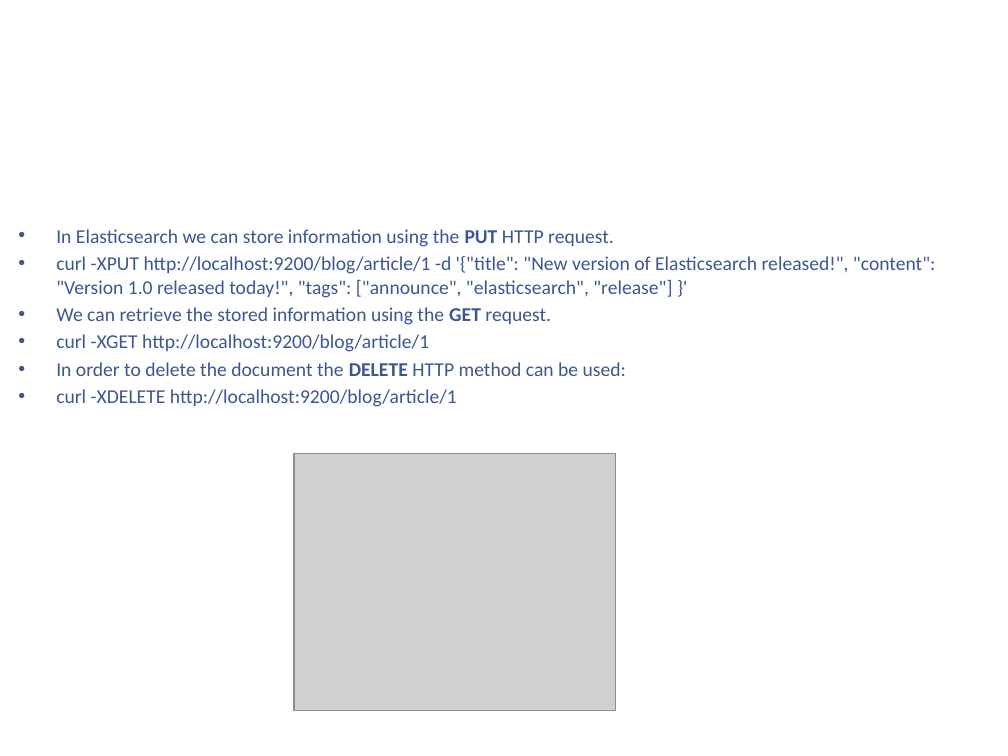
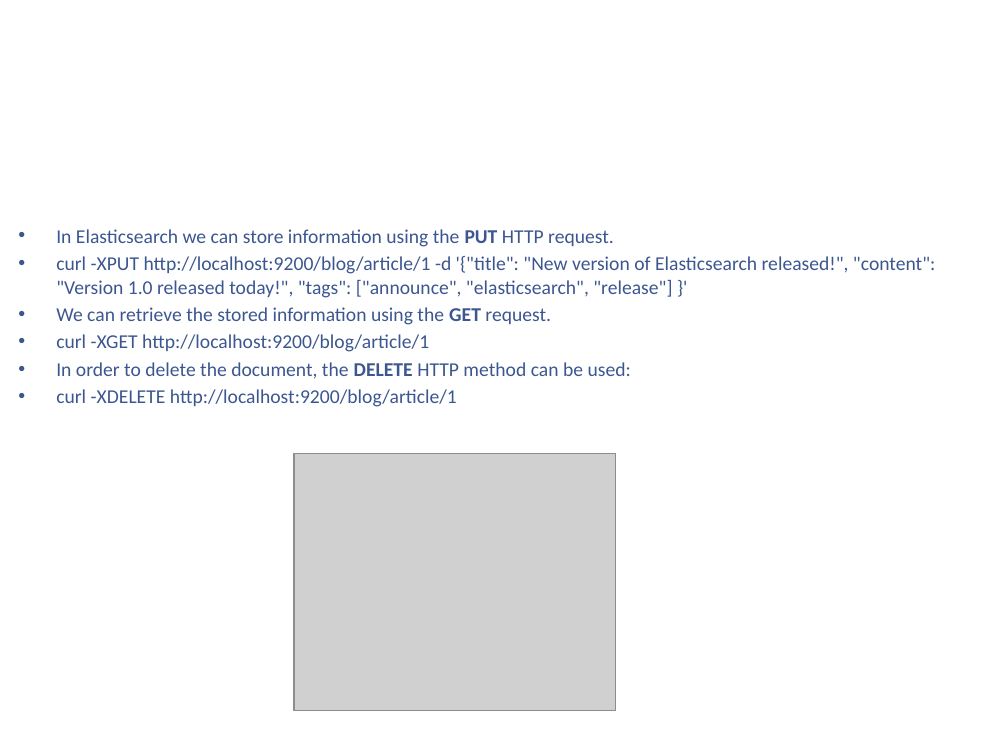
Before and after one commit to kenshincommon/ppts, a slide deck: slide 14 of Presentations/ElasticSearch/ElasticSearch.pptx (slide 13 before the commit). Drawn at 1008x756 pixels with LibreOffice and Linux fonts; fonts in the diff are those of the drawing; grey boxes stand for pictures; background and template pictures are left out. Boxes give left, top, right and bottom in pixels: in the first picture for what was removed or moved away, otherwise in the second. Text is boxed around its words. In the diff, an @@ line names an element or a change of style, - is before the commit and + after.

```diff
--- a/Presentations/ElasticSearch/ElasticSearch.pptx
+++ b/Presentations/ElasticSearch/ElasticSearch.pptx
@@ text at bbox=[56, 362, 631, 379]: text changed @@
-• In order to delete the document the DELETE HTTP method can be used:
+• In order to delete the document, the DELETE HTTP method can be used:
```
Also in this commit, not shown: 12 other slides changed, 10 slides added, 11 other files.
